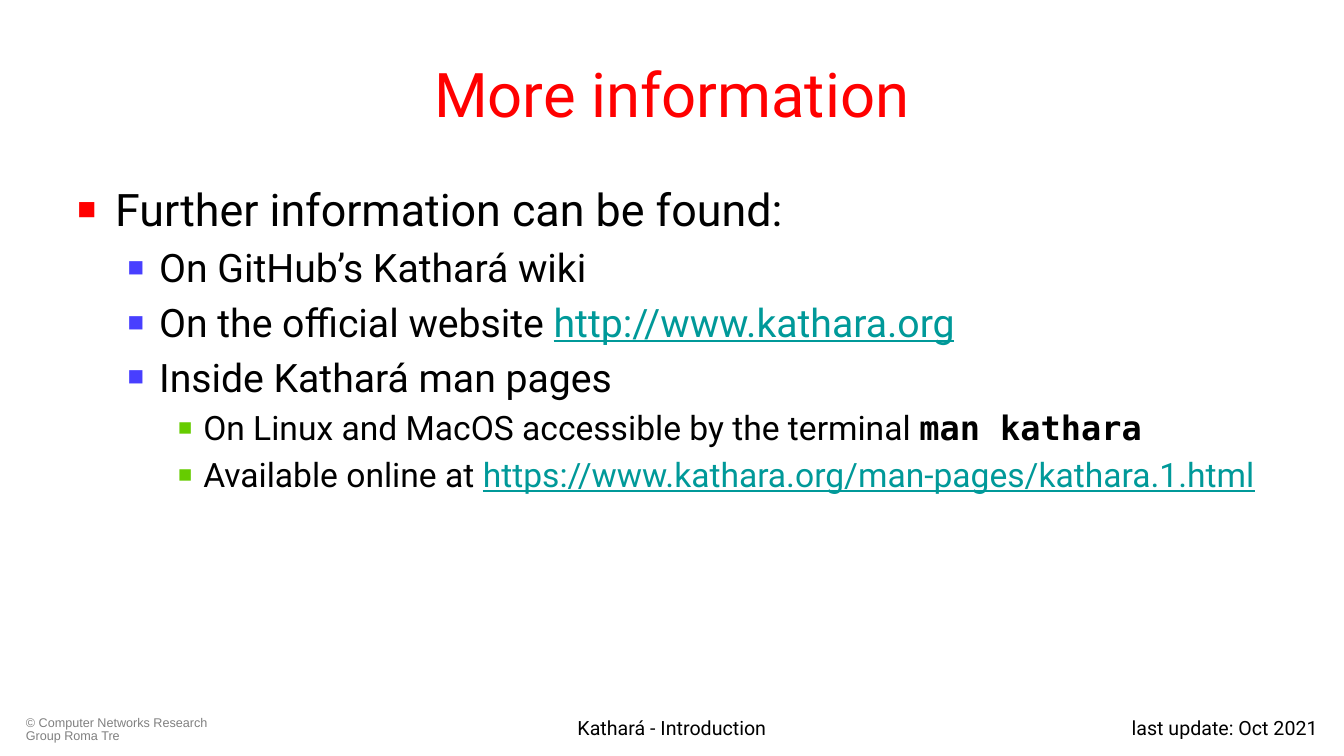
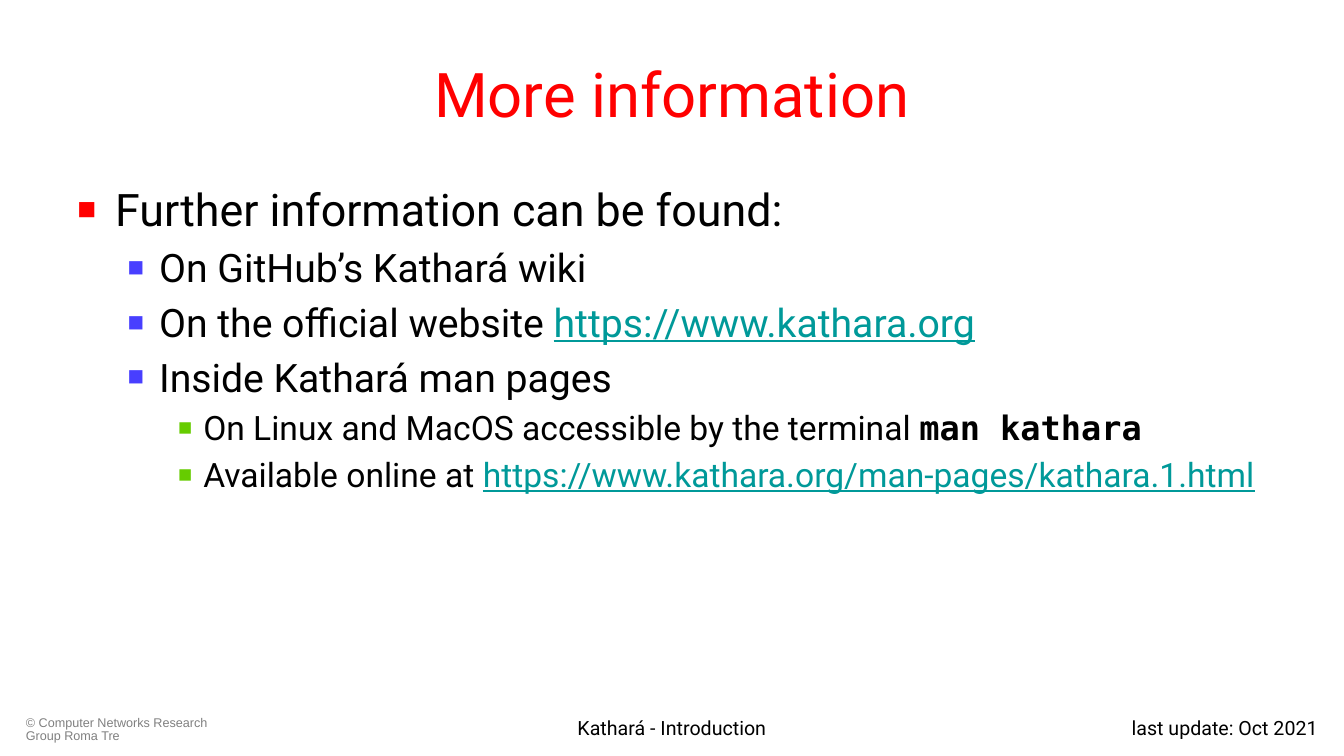
Before and after one commit to KatharaFramework/Kathara-Labs, a slide deck: slide 32 of 001-kathara-introduction.pptx. Drawn at 1344x756 pixels with LibreOffice and Linux fonts; fonts in the diff are those of the drawing. Boxes give left, top, right and bottom in pixels: in the first picture for what was removed or moved away, otherwise in the second. Text is boxed around its words. In the diff, an @@ line names an element or a change of style, - is before the commit and + after.

```diff
--- a/001-kathara-introduction.pptx
+++ b/001-kathara-introduction.pptx
@@ text at box(159, 307, 975, 345): text changed @@
-  ■ On the official website http://www.kathara.org
+  ■ On the official website https://www.kathara.org
```
Also in this commit, not shown: 2 other slides changed, 1 other file.
